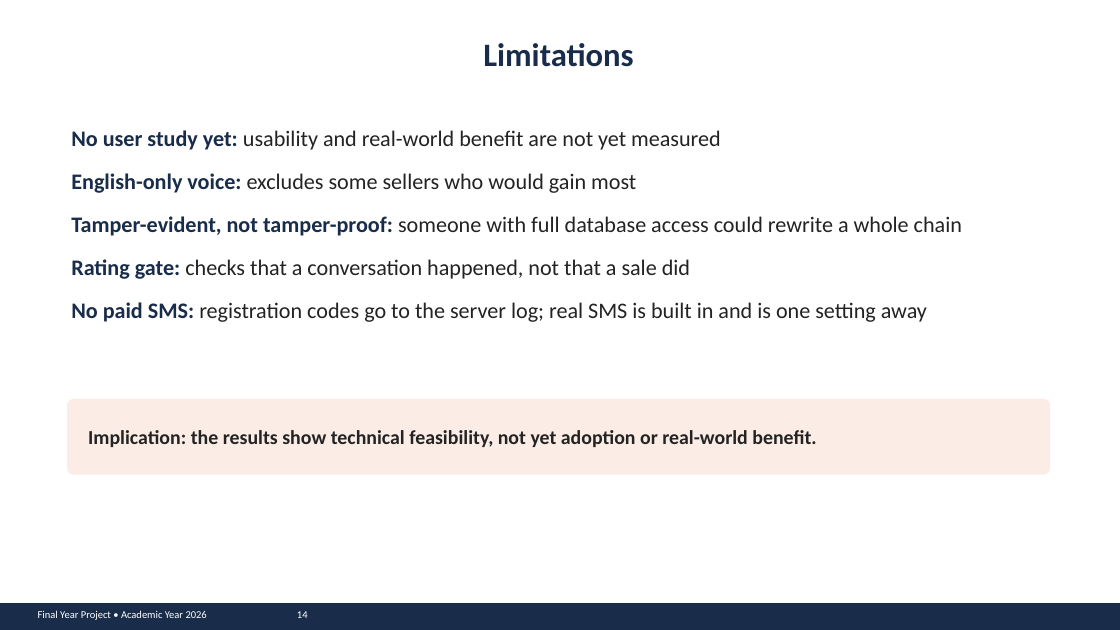
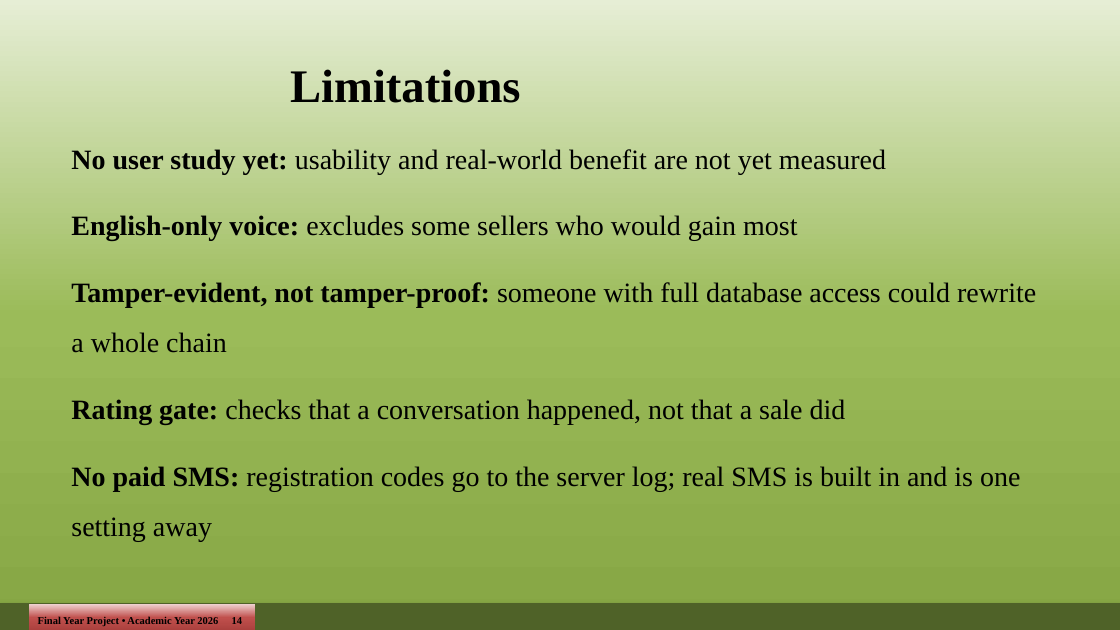
Before and after one commit to john-chola/ZamMarket, a slide deck: slide 14 of docs/presentation/ZamMarket_Presentation.pptx. Drawn at 1120x630 pixels with LibreOffice and Linux fonts; fonts in the diff are those of the drawing. Boxes give left, top, right and bottom in pixels: in the first picture for what was removed or moved away, otherwise in the second. Text is boxed around its words. In the diff, an @@ line names an element or a change of style, - is before the commit and + after.

```diff
--- a/docs/presentation/ZamMarket_Presentation.pptx
+++ b/docs/presentation/ZamMarket_Presentation.pptx
@@ background #FFFFFF to gradient #E6EED5 to #9BBB59 to #86A644 @@
@@ text "Limitations": place and size @@
-text "Limitations" at [483, 43, 633, 67]
+text "Limitations" at [290, 69, 521, 103]
@@ text "Limitations" at [290, 69, 521, 103]: size 28 to 40 pt, font Calibri to Times New Roman, text colour #192D4B to #000000; line spacing 1 to 1.5 @@
@@ text "No user study yet: usability ..." at [71, 149, 1036, 542]: size 19 to 24 pt, font Calibri to Times New Roman; text colour #192D4B to #000000 in "No user study yet:", "English-only voice:", "Tamper-evident, not tamper-proof:", "Rating gate:" and 1 more places; text colour #232323 to #000000 in "usability and real-world benefit are not yet ...", "excludes some sellers who would gain most", "someone with full database access could rewrite ...", "checks that a conversation happened, not that ..." and 1 more places; line spacing 1 to 1.5 @@
@@ rounded rectangle removed at [67, 399, 1050, 475] @@
@@ text removed at [88, 430, 816, 447] @@
-Implication: the results show technical feasibility, not yet adoption or real-world benefit.
@@ rectangle at [0, 603, 1120, 630]: fill #192D4B to #4F6228 @@
@@ rectangle "Final Year Project • Academic ...": place and size @@
-rectangle "Final Year Project • Academic ..." at [38, 610, 308, 620]
+rectangle "Final Year Project • Academic ..." at [29, 604, 255, 630]
@@ rectangle "Final Year Project • Academic ..." at [29, 604, 255, 630]: font Calibri to Times New Roman, text colour #FFFFFF to #000000, bold on; line spacing 1 to 1.5; fill none to gradient #EFD3D2 to #C0504D to #A93F3C @@
```
Also in this commit, not shown: 15 other slides changed, 1 slide removed, 5 other files.
